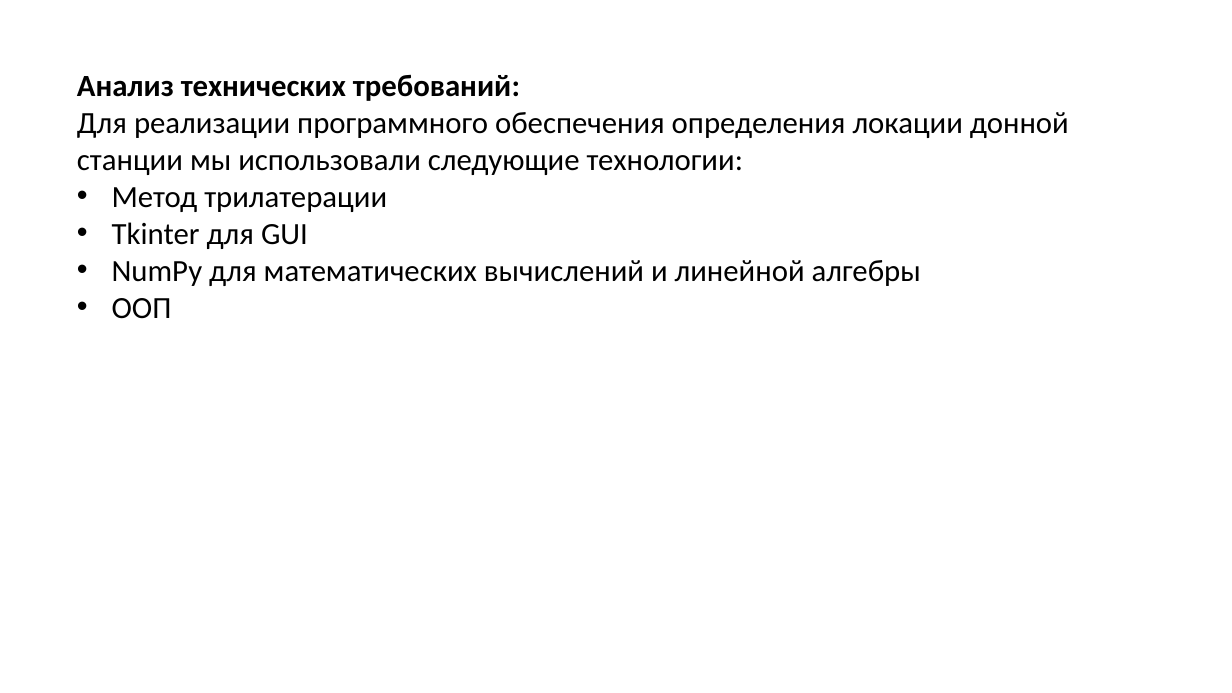
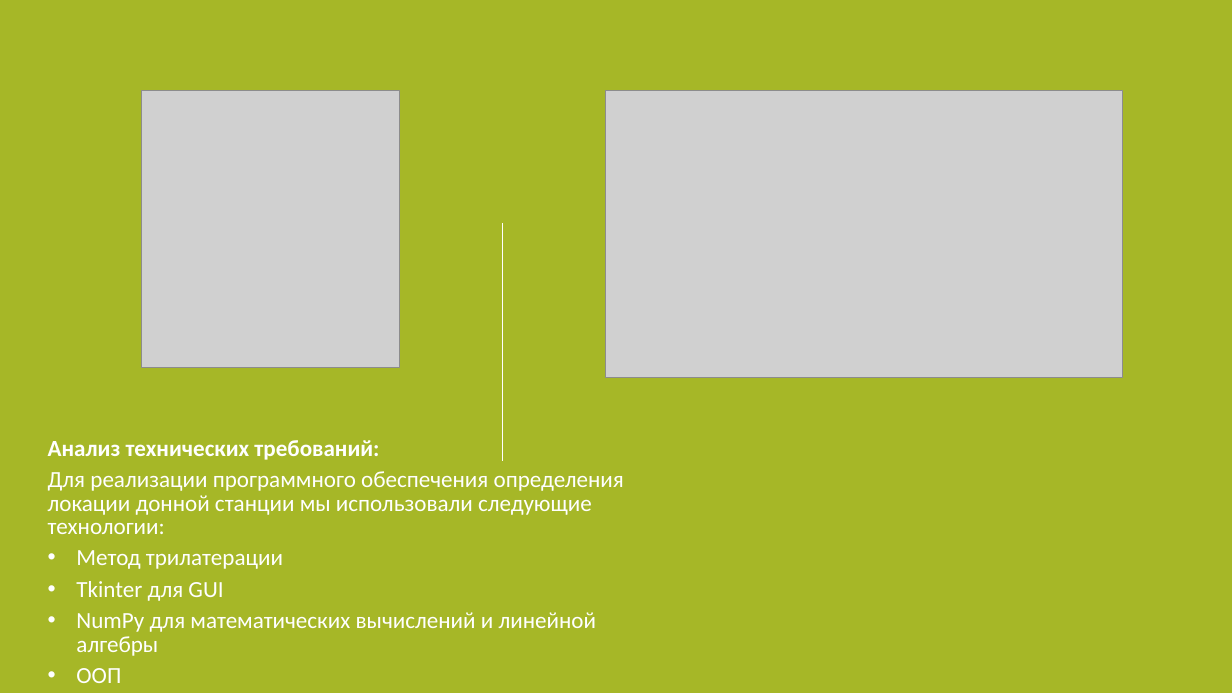
Before and after one commit to crja73/polnoe_dno, a slide deck: slide 2 of Оптимальная методика локации донной станции.pptx. Drawn at 1232x693 pixels with LibreOffice and Linux fonts; fonts in the diff are those of the drawing; grey boxes stand for pictures. Boxes give left, top, right and bottom in pixels: in the first picture for what was removed or moved away, otherwise in the second. Text is boxed around its words. In the diff, an @@ line names an element or a change of style, - is before the commit and + after.

```diff
--- a/Оптимальная методика локации донной станции.pptx
+++ b/Оптимальная методика локации донной станции.pptx
@@ background #FFFFFF to #000000 @@
@@ rectangle added at box(0, 0, 1232, 693), fill #A6B727 @@
@@ picture added at box(142, 91, 400, 368) @@
@@ picture added at box(605, 91, 1123, 378) @@
@@ line added from (503, 224) to (503, 461), #FFFFFF 0.75 pt @@
@@ text "Анализ технических требований:": place and size @@
-text "Анализ технических требований:" at box(77, 74, 1069, 319)
+text "Анализ технических требований:" at box(48, 440, 624, 683)
@@ text "Анализ технических требований:" at box(48, 440, 624, 683): size 24 to 18 pt, text colour #000000 to #FFFFFF; line spacing 1 to 0.85; more space between paragraphs; indent changed; vertical alignment top to middle @@
```
Also in this commit, not shown: 1 other slide changed, 8 slides added.
